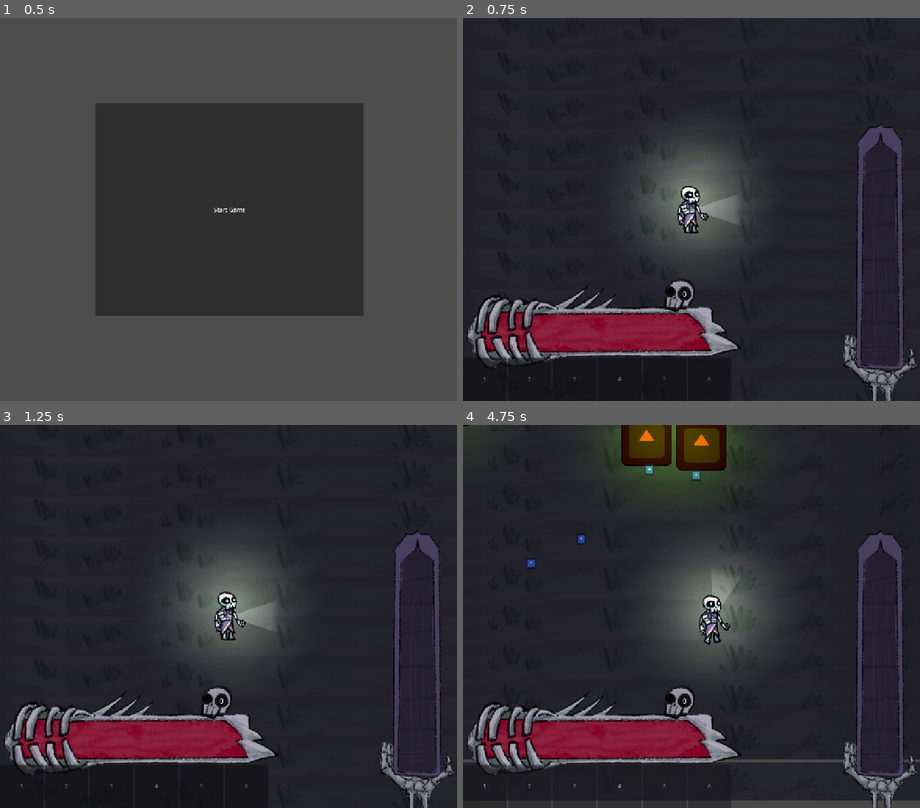
Above: before the commit, frames 1-4 (two rows, left to right).
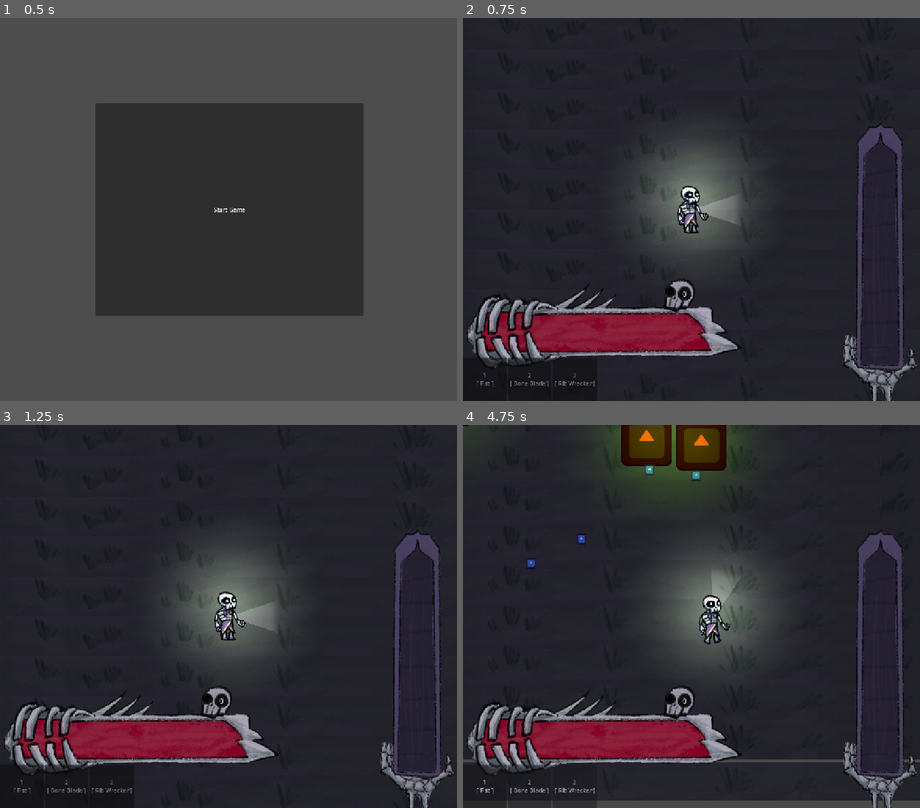
Above: after the commit, the same moments.

Repository: atlanticbomber/CranberryJam_Skeleton-fight
Game: Godot game, scene res://Scenes/start_screen.tscn
Same seed, same stepped clock (60 frames per second), same inputs: the game is played once before the commit and once after it. The engine's default icon, where the game draws it, is replaced by a stand-in: a white triangle on a blue panel in a dark square.
Inputs (mouse positions are in pixels of both pictures, inside the frame that each line leads up to):
- Up to frame 1 (0.5 s): no input
- Up to frame 2 (0.75 s): click "Start Game" at 0.5 s
- Up to frame 3 (1.25 s): no input
- Up to frame 4 (4.75 s): click "1" (after the commit: "1 [ Fist ]") at 1.25 s; click "0" at 2 s; tap Enter (ui_accept) at 2.75, 3.02, 3.77 s; move the mouse to (792, 597) at 2.77 s; hold D (right) 2.78-3.53 s; tap 1 (Slot1) at 2.85, 4.55 s; tap 2 (Slot2) at 3.05, 3.6 s; move the mouse to (600, 635) at 3.52 s; hold S (down) 3.53-4.28 s; tap 3 (Slot3) at 3.8, 4.35 s; move the mouse to (737, 532) at 4.27 s; hold D (right) from 4.28 s (still down)

Frame 1 is identical in both runs. In frame 2, 0.1% of the frame differs, in the area x 3-55%, y 92-97%; in frame 3, 0.1%; in frame 4, 0.7%, in the area x 3-59%, y 92-100%.

Commit message:
music change

Diff:
--- a/the-legend-of-sir-skelebones/Resources/Weapon/BasicHammer.tres
+++ b/the-legend-of-sir-skelebones/Resources/Weapon/BasicHammer.tres
@@ -9,6 +9,7 @@
 
 [resource]
 script = ExtResource("1_2f5tw")
+name = "Rib Wrecker"
 shape = SubResource("CapsuleShape2D_g2lqx")
 towardsCenter = -5.0
 delay = 1.0
--- a/the-legend-of-sir-skelebones/Resources/Weapon/BasicSword.tres
+++ b/the-legend-of-sir-skelebones/Resources/Weapon/BasicSword.tres
@@ -9,6 +9,7 @@
 
 [resource]
 script = ExtResource("1_g2lqx")
+name = "Bone Blade"
 shape = SubResource("CapsuleShape2D_g2lqx")
 towardsCenter = 100.0
 cooldown = 0.4
--- a/the-legend-of-sir-skelebones/Resources/Weapon/WeaponResource.gd
+++ b/the-legend-of-sir-skelebones/Resources/Weapon/WeaponResource.gd
@@ -1,6 +1,7 @@
 extends Resource
 class_name WeaponResource
 
+@export var name: String = "fist"
 @export var shape:CapsuleShape2D
 @export var towardsCenter:float = 0
 @export var delay:float = 0.2
--- a/the-legend-of-sir-skelebones/Resources/Weapon/fist.tres
+++ b/the-legend-of-sir-skelebones/Resources/Weapon/fist.tres
@@ -9,6 +9,7 @@
 
 [resource]
 script = ExtResource("1_jmvv4")
+name = "Fist"
 shape = SubResource("CapsuleShape2D_nt1hv")
 delay = 0.1
 cooldown = 0.2
--- a/the-legend-of-sir-skelebones/Scenes/game_ui.tscn
+++ b/the-legend-of-sir-skelebones/Scenes/game_ui.tscn
@@ -125,7 +125,11 @@
 self_modulate = Color(0.6255971, 0.6255971, 0.6255971, 1)
 custom_minimum_size = Vector2(120, 120)
 layout_mode = 2
-text = "1"
+offset_transform_scale = Vector2(2, 2)
+text = "1
+Bone Blade"
+icon_alignment = 1
+expand_icon = true
 
 [node name="Slot2" type="Button" parent="Slots" unique_id=133616671]
 self_modulate = Color(0.6255971, 0.6255971, 0.6255971, 1)
@@ -141,18 +145,21 @@
 text = "3"
 
 [node name="Slot4" type="Button" parent="Slots" unique_id=1318166530]
+visible = false
 self_modulate = Color(0.6255971, 0.6255971, 0.6255971, 1)
 custom_minimum_size = Vector2(120, 120)
 layout_mode = 2
 text = "4"
 
 [node name="Slot5" type="Button" parent="Slots" unique_id=423079741]
+visible = false
 self_modulate = Color(0.6255971, 0.6255971, 0.6255971, 1)
 custom_minimum_size = Vector2(120, 120)
 layout_mode = 2
 text = "5"
 
 [node name="Slot6" type="Button" parent="Slots" unique_id=706677918]
+visible = false
 self_modulate = Color(0.6255971, 0.6255971, 0.6255971, 1)
 custom_minimum_size = Vector2(120, 120)
 layout_mode = 2
--- a/the-legend-of-sir-skelebones/Scripts/game_ui.gd
+++ b/the-legend-of-sir-skelebones/Scripts/game_ui.gd
@@ -33,6 +33,10 @@
 	HealthBar.max_value = Stats.MaxPlayerHP
 
 	$Health/Skull/Label.text = str(Stats.Vitamins)
+
+	$Slots/Slot1.text = "1\n[ "+slots[0].name+" ]" if slots[0] != null else "1\n[ Empty ]"
+	$Slots/Slot2.text = "2\n[ "+slots[1].name+" ]" if slots[1] != null else "2\n[ Empty ]"
+	$Slots/Slot3.text = "3\n[ "+slots[2].name+" ]" if slots[2] != null else "3\n[ Empty ]"
 
 
 func _input(_event: InputEvent) -> void:
--- a/the-legend-of-sir-skelebones/Scripts/skillaton.gd
+++ b/the-legend-of-sir-skelebones/Scripts/skillaton.gd
@@ -27,6 +27,7 @@
 	"	HP: "+str(Stats.MaxPlayerHP)+"
 	Speed: "+str(Stats.PlayerSpeed))+"
 	Atk: "+str(Stats.PlayerAttack))
+		Music.changeMusic("Battle")
 		queue_free()
 
 func _on_nose_button_pressed() -> void:
